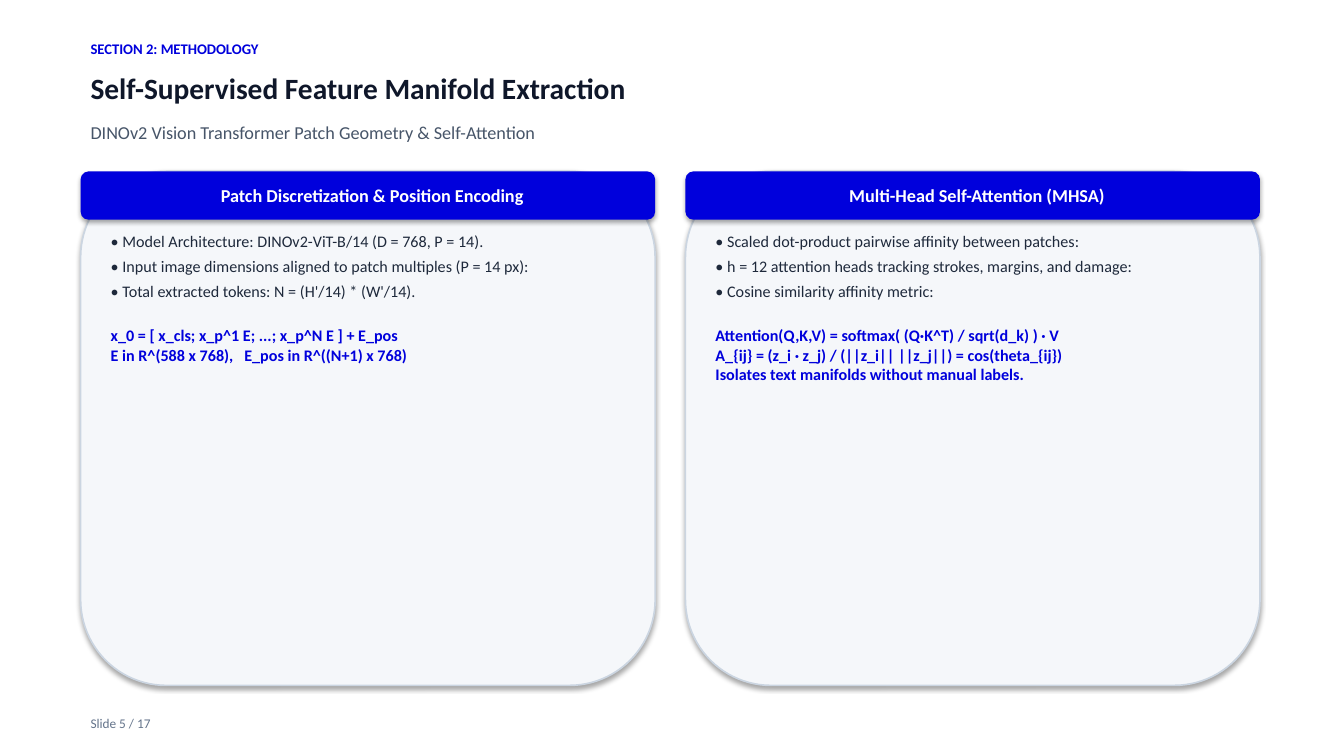
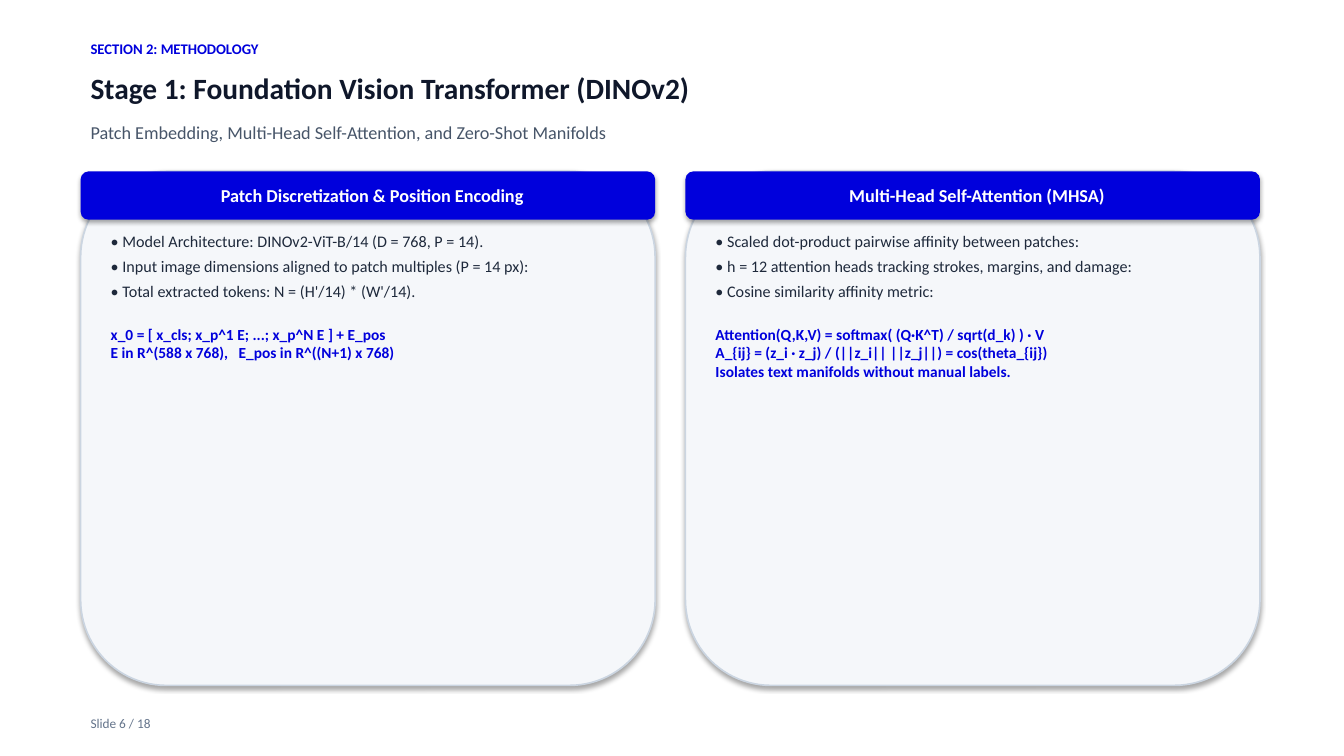
Before and after one commit to Dakshankarthic/Indic, a slide deck: slide 6 of docs/Archival_Manuscript_Layout_Analysis_Presentation.pptx (slide 5 before the commit). Drawn at 1344x756 pixels with LibreOffice and Linux fonts; fonts in the diff are those of the drawing. Boxes give left, top, right and bottom in pixels: in the first picture for what was removed or moved away, otherwise in the second. Text is boxed around its words. In the diff, an @@ line names an element or a change of style, - is before the commit and + after.

Commit message:
docs: add white-background architecture flowchart and integrate full 3-stage pipeline info from autoinnindicppt.pptx

```diff
--- a/docs/Archival_Manuscript_Layout_Analysis_Presentation.pptx
+++ b/docs/Archival_Manuscript_Layout_Analysis_Presentation.pptx
@@ text at bbox=[91, 77, 689, 104]: text changed @@
-Self-Supervised Feature Manifold Extraction
+Stage 1: Foundation Vision Transformer (DINOv2)
@@ text at bbox=[91, 126, 606, 142]: text changed @@
-DINOv2 Vision Transformer Patch Geometry & Self-Attention
+Patch Embedding, Multi-Head Self-Attention, and Zero-Shot Manifolds
@@ text at bbox=[111, 329, 394, 361]: size 11.5 to 11 pt in "x_0 = [ x_cls; x_p^1 E; ...; ..." @@
@@ text at bbox=[715, 328, 1048, 377]: size 11.5 to 11 pt in "Attention(Q,K,V) = softmax( (Q·K^T) / sqrt(d_k) ) ..." @@
@@ text at bbox=[91, 719, 150, 728]: text changed @@
-Slide 5 / 17
+Slide 6 / 18
```
Also in this commit, not shown: 15 other slides changed, 2 slides added, 1 slide removed, 23 other files.
